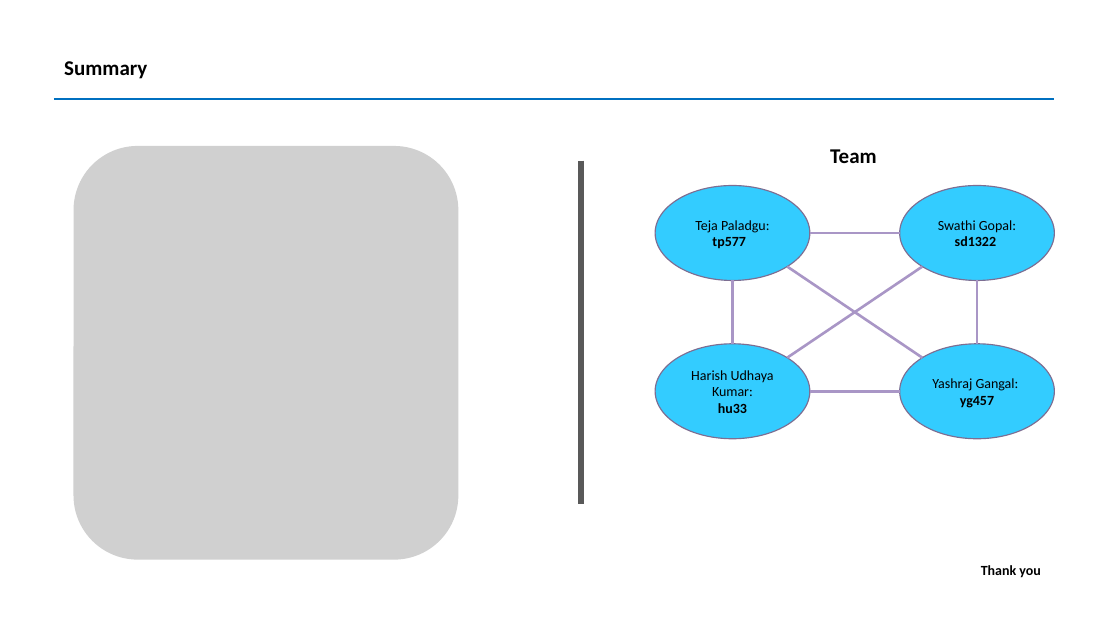
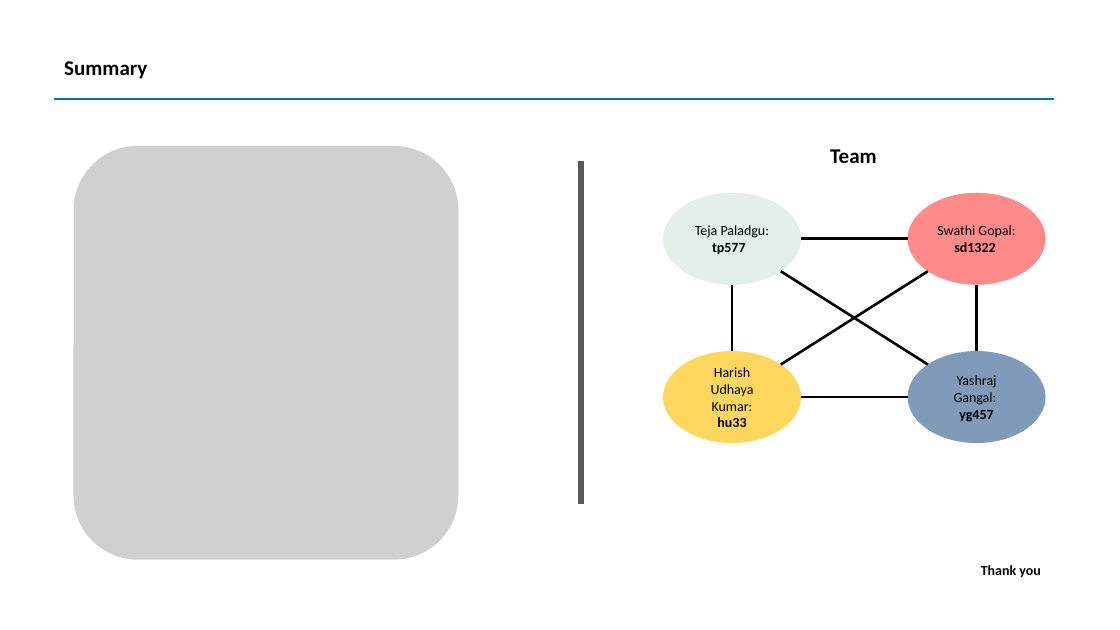
Before and after one commit to harish-udhay/Hungarian_algorithm_for_kidney_exchange, a slide deck: slide 9 of project.pptx. Drawn at 1120x630 pixels with LibreOffice and Linux fonts; fonts in the diff are those of the drawing; grey boxes stand for pictures. Boxes give left, top, right and bottom in pixels: in the first picture for what was removed or moved away, otherwise in the second. Text is boxed around its words. In the diff, an @@ line names an element or a change of style, - is before the commit and + after.

```diff
--- a/project.pptx
+++ b/project.pptx
@@ ellipse "Teja Paladgu: tp577" resized from (x1=655, y1=186, x2=810, y2=281) to (x1=663, y1=192, x2=801, y2=285) @@
@@ ellipse "Teja Paladgu: tp577" at (x1=663, y1=192, x2=801, y2=285): fill #33CCFF to #E4EFE7; outline #7D6F92 1 pt to none @@
@@ ellipse "Swathi Gopal: sd1322" resized from (x1=900, y1=186, x2=1054, y2=281) to (x1=908, y1=192, x2=1046, y2=285) @@
@@ ellipse "Swathi Gopal: sd1322" at (x1=908, y1=192, x2=1046, y2=285): fill #33CCFF to #FF8B8B; outline #7D6F92 1 pt to none @@
@@ line moved from (810, 233) - (900, 233) to (802, 239) - (908, 239) @@
@@ line (802, 239) - (908, 239): stroke #A996C6 2.25 pt to #000000 2.25 pt @@
@@ line moved from (733, 281) - (733, 344) to (732, 285) - (732, 351) @@
@@ line (732, 285) - (732, 351): stroke #A996C6 2.25 pt to #000000 2.25 pt @@
@@ line moved from (787, 266) - (923, 358) to (781, 271) - (928, 365) @@
@@ line (781, 271) - (928, 365): stroke #A996C6 2.25 pt to #000000 2.25 pt @@
@@ line moved from (787, 358) - (923, 266) to (781, 365) - (928, 271) @@
@@ line (781, 365) - (928, 271): stroke #A996C6 2.25 pt to #000000 2.25 pt @@
@@ line moved from (977, 344) - (977, 281) to (977, 351) - (977, 285) @@
@@ line (977, 351) - (977, 285): stroke #A996C6 2.25 pt to #000000 2.25 pt @@
@@ ellipse "Harish Udhaya Kumar:" resized from (x1=655, y1=344, x2=810, y2=439) to (x1=663, y1=351, x2=801, y2=444) @@
@@ ellipse "Harish Udhaya Kumar:" at (x1=663, y1=351, x2=801, y2=444): fill #33CCFF to #FFC000 at 63% opacity; outline #7D6F92 1 pt to none @@
@@ ellipse "Yashraj Gangal:" resized from (x1=900, y1=344, x2=1054, y2=439) to (x1=908, y1=351, x2=1046, y2=444) @@
@@ ellipse "Yashraj Gangal:" at (x1=908, y1=351, x2=1046, y2=444): fill #33CCFF to #597BA4 at 76% opacity; outline #7D6F92 1 pt to none @@
@@ line moved from (810, 392) - (900, 392) to (802, 397) - (908, 397) @@
@@ line (802, 397) - (908, 397): stroke #A996C6 2.25 pt to #000000 2.25 pt @@
```
